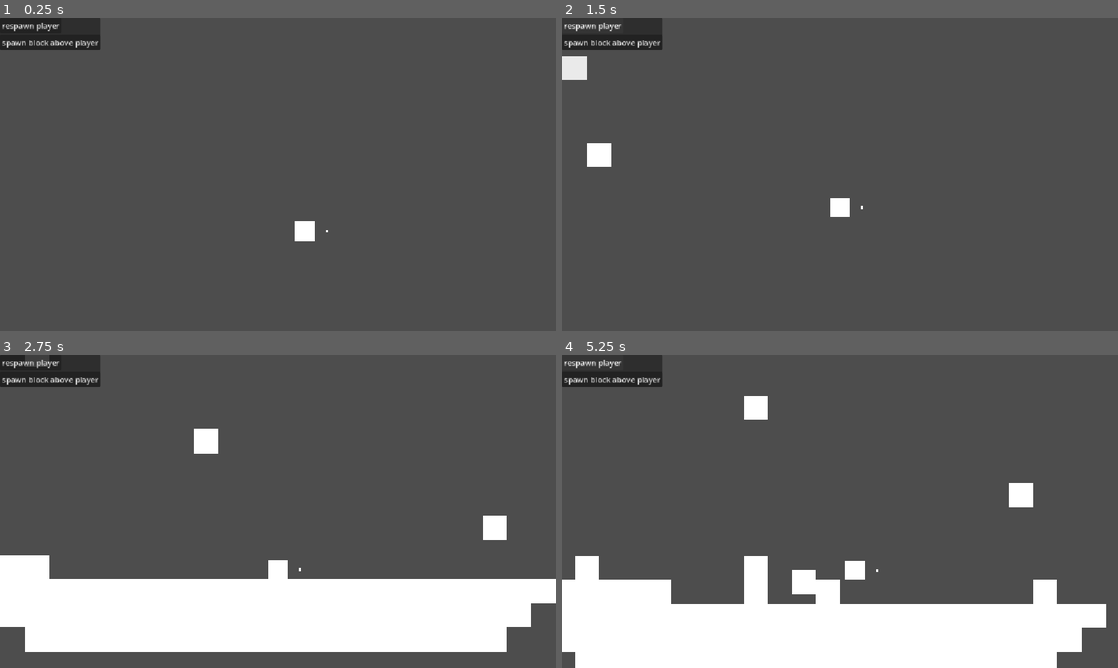
Above: before the commit, frames 1-4 (two rows, left to right).
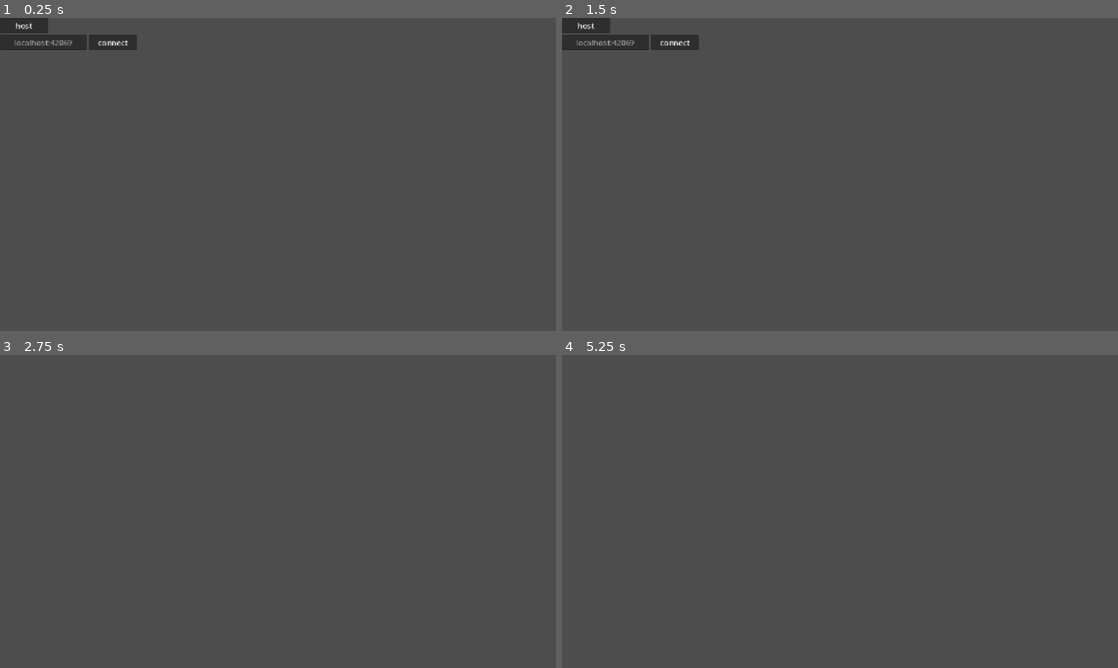
Above: after the commit, the same moments.

Repository: itsMapleLeaf/falling-box
Game: Godot game, scene res://game/main.tscn
Two runs of this game, one before a commit and one after it. Both use one fixed random seed, a clock stepped at 60 frames per second and the inputs below.
Inputs (mouse positions are in pixels of both pictures, inside the frame that each line leads up to):
- Up to frame 1 (0.25 s): no input
- Up to frame 2 (1.5 s): click (584, 24) at 0.5 s, where only the run after the commit has a clickable "host"; click (584, 24) at 1.25 s, where only the run after the commit has a clickable "stop server"
- Up to frame 3 (2.75 s): click (111, 380) at 2 s, where only the run after the commit has a clickable "connect"
- Up to frame 4 (5.25 s): click (595, 361) at 2.75 s, where only the run before the commit has a clickable "respawn player"; click (595, 361) at 3.5 s, where only the run before the commit has a clickable "respawn player"; click (595, 361) at 4.25 s, where only the run before the commit has a clickable "respawn player"; tap Enter at 5 s; hold Right (move_right) from 5.03 s (still down); hold Z (grab) from 5.03 s (still down)

The runs differ from the first frame. In frame 1, 1.4% of the frame differs, in the area x 0-59%, y 0-72%; in frame 2, 2.0%; in frame 3, 25%, in the area x 0-100%, y 0-95%; in frame 4, 25%.

Commit message:
basic screen system and multiplayer scaffold

Diff:
--- a/game/gameplay_screen.gd
+++ b/game/game.gd
@@ -54,7 +54,7 @@
 	falling_blocks.add_child(block)
 
 
-func _on_player_yeeted(_player_yeeting: Player, at: Vector2, direction: int) -> void:
+func _on_player_block_yeeted(_player: Player, at: Vector2, direction: int) -> void:
 	const FLYING_BLOCK = preload("uid://x6duholk1sc1")
 	var block: FlyingBlock = FLYING_BLOCK.instantiate()
 	block.global_position = at
--- /dev/null
+++ b/game/game.tscn
@@ -0,0 +1,39 @@
+[gd_scene format=3 uid="uid://bhljs2y0to2fx"]
+
+[ext_resource type="Script" uid="uid://dhkb1ciy68gip" path="res://game/game.gd" id="1_4fuuu"]
+[ext_resource type="PackedScene" uid="uid://hkgcke44mre4" path="res://game/camera.tscn" id="2_dxrkv"]
+[ext_resource type="PackedScene" uid="uid://48dg7eo7ue11" path="res://game/player.tscn" id="3_dakft"]
+[ext_resource type="PackedScene" uid="uid://drrfhf8cuabel" path="res://game/gameplay_debug_menu.tscn" id="4_u5opy"]
+
+[node name="Game" type="Node2D" unique_id=1834170711]
+script = ExtResource("1_4fuuu")
+
+[node name="Camera" parent="." unique_id=933668665 node_paths=PackedStringArray("target") instance=ExtResource("2_dxrkv")]
+offset = Vector2(0, -120)
+editor_draw_screen = true
+target = NodePath("../Player")
+
+[node name="BlockSpawnTimer" type="Timer" parent="." unique_id=2139284075]
+unique_name_in_owner = true
+wait_time = 0.3
+autostart = true
+
+[node name="FallingBlocks" type="Node2D" parent="." unique_id=1946728829]
+unique_name_in_owner = true
+
+[node name="FlyingBlocks" type="Node2D" parent="." unique_id=779990653]
+unique_name_in_owner = true
+
+[node name="Player" parent="." unique_id=1227805615 instance=ExtResource("3_dakft")]
+unique_name_in_owner = true
+
+[node name="UI" type="CanvasLayer" parent="." unique_id=1345430208]
+
+[node name="DebugMenu" parent="UI" unique_id=907468527 instance=ExtResource("4_u5opy")]
+unique_name_in_owner = true
+offset_right = 0.0
+offset_bottom = 0.0
+focus_mode = 3
+
+[connection signal="timeout" from="BlockSpawnTimer" to="." method="_on_block_spawn_timer_timeout"]
+[connection signal="block_yeeted" from="Player" to="." method="_on_player_block_yeeted"]
--- a/game/gameplay_screen.tscn
+++ /dev/null
@@ -1,39 +0,0 @@
-[gd_scene format=3 uid="uid://bhljs2y0to2fx"]
-
-[ext_resource type="Script" uid="uid://dhkb1ciy68gip" path="res://game/gameplay_screen.gd" id="1_etcqo"]
-[ext_resource type="PackedScene" uid="uid://hkgcke44mre4" path="res://game/camera.tscn" id="2_phy4t"]
-[ext_resource type="PackedScene" uid="uid://48dg7eo7ue11" path="res://game/player.tscn" id="3_etcqo"]
-[ext_resource type="PackedScene" uid="uid://drrfhf8cuabel" path="res://game/gameplay_debug_menu.tscn" id="4_phy4t"]
-
-[node name="GameplayScreen" type="Node2D" unique_id=1834170711]
-script = ExtResource("1_etcqo")
-
-[node name="Camera" parent="." unique_id=933668665 node_paths=PackedStringArray("target") instance=ExtResource("2_phy4t")]
-offset = Vector2(0, -120)
-editor_draw_screen = true
-target = NodePath("../Player")
-
-[node name="BlockSpawnTimer" type="Timer" parent="." unique_id=2139284075]
-unique_name_in_owner = true
-wait_time = 0.3
-autostart = true
-
-[node name="FallingBlocks" type="Node2D" parent="." unique_id=1946728829]
-unique_name_in_owner = true
-
-[node name="FlyingBlocks" type="Node2D" parent="." unique_id=779990653]
-unique_name_in_owner = true
-
-[node name="Player" parent="." unique_id=1227805615 instance=ExtResource("3_etcqo")]
-unique_name_in_owner = true
-
-[node name="UI" type="CanvasLayer" parent="." unique_id=1345430208]
-
-[node name="DebugMenu" parent="UI" unique_id=907468527 instance=ExtResource("4_phy4t")]
-unique_name_in_owner = true
-offset_right = 0.0
-offset_bottom = 0.0
-focus_mode = 3
-
-[connection signal="timeout" from="BlockSpawnTimer" to="." method="_on_block_spawn_timer_timeout"]
-[connection signal="yeeted" from="Player" to="." method="_on_player_yeeted"]
--- a/game/main.gd
+++ b/game/main.gd
@@ -1,5 +1,6 @@
 extends Node2D
 
-func _unhandled_key_input(event: InputEvent) -> void:
-	if event.is_action("debug_exit"):
-		get_tree().quit()
+
+func _ready() -> void:
+	var multiplayer_menu := load("uid://b1carwajjk4ir")
+	ScreenManager.switch(multiplayer_menu.instantiate())
--- a/game/main.tscn
+++ b/game/main.tscn
@@ -1,11 +1,8 @@
 [gd_scene format=3 uid="uid://bxh2pxa717jhx"]
 
 [ext_resource type="Script" uid="uid://miiu3o74lqo6" path="res://game/main.gd" id="1_5un7r"]
-[ext_resource type="PackedScene" uid="uid://bhljs2y0to2fx" path="res://game/gameplay_screen.tscn" id="2_xtpaf"]
 
 [node name="Main" type="Node2D" unique_id=226391195]
 script = ExtResource("1_5un7r")
 metadata/_edit_vertical_guides_ = [-576.0, 576.0]
 metadata/_edit_horizontal_guides_ = [-832.0, -832.0]
-
-[node name="GameplayScreen" parent="." unique_id=1834170711 instance=ExtResource("2_xtpaf")]
--- /dev/null
+++ b/game/multiplayer_client.gd
@@ -0,0 +1,22 @@
+extends Screen
+
+var peer := ENetMultiplayerPeer.new()
+
+
+func _ready() -> void:
+	peer.create_client("localhost", 7586)
+	multiplayer.multiplayer_peer = peer
+
+
+func exit_screen() -> void:
+	multiplayer.multiplayer_peer = OfflineMultiplayerPeer.new()
+
+
+func _leave():
+	var multiplayer_menu_scene := load("uid://b1carwajjk4ir")
+	ScreenManager.switch(multiplayer_menu_scene.instantiate())
+
+
+func _unhandled_key_input(event: InputEvent) -> void:
+	if event.is_action("debug_exit"):
+		_leave()
--- /dev/null
+++ b/game/multiplayer_client.tscn
@@ -0,0 +1,6 @@
+[gd_scene format=3 uid="uid://l5cq1fqrpluh"]
+
+[ext_resource type="Script" uid="uid://blku28a55qopn" path="res://game/multiplayer_client.gd" id="1_u3v30"]
+
+[node name="Client" type="Node" unique_id=2058771962]
+script = ExtResource("1_u3v30")
--- /dev/null
+++ b/game/multiplayer_menu.gd
@@ -0,0 +1,13 @@
+extends Screen
+
+@onready var address_input: LineEdit = %AddressInput
+
+
+func _on_host_button_pressed() -> void:
+	var multiplayer_server_scene := load("uid://e26iex8f85mj")
+	ScreenManager.switch(multiplayer_server_scene.instantiate())
+
+
+func _on_connect_button_pressed() -> void:
+	var multiplayer_client_scene := load("uid://l5cq1fqrpluh")
+	ScreenManager.switch(multiplayer_client_scene.instantiate())
--- /dev/null
+++ b/game/multiplayer_menu.tscn
@@ -0,0 +1,37 @@
+[gd_scene format=3 uid="uid://b1carwajjk4ir"]
+
+[ext_resource type="Script" uid="uid://c02085ewysvjm" path="res://game/multiplayer_menu.gd" id="1_tdnf2"]
+
+[node name="MultiplayerMenu" type="Node" unique_id=570074366]
+script = ExtResource("1_tdnf2")
+
+[node name="VBoxContainer" type="VBoxContainer" parent="." unique_id=605852704]
+offset_right = 254.0
+offset_bottom = 66.0
+
+[node name="HostButton" type="Button" parent="VBoxContainer" unique_id=1137480899]
+unique_name_in_owner = true
+custom_minimum_size = Vector2(100, 0)
+layout_mode = 2
+size_flags_horizontal = 0
+text = "host"
+
+[node name="HBoxContainer" type="HBoxContainer" parent="VBoxContainer" unique_id=75844634]
+layout_mode = 2
+size_flags_horizontal = 0
+
+[node name="AddressInput" type="LineEdit" parent="VBoxContainer/HBoxContainer" unique_id=909839069]
+unique_name_in_owner = true
+custom_minimum_size = Vector2(180, 0)
+layout_mode = 2
+placeholder_text = "localhost:42069"
+alignment = 1
+
+[node name="ConnectButton" type="Button" parent="VBoxContainer/HBoxContainer" unique_id=998099859]
+unique_name_in_owner = true
+custom_minimum_size = Vector2(100, 0)
+layout_mode = 2
+text = "connect"
+
+[connection signal="pressed" from="VBoxContainer/HostButton" to="." method="_on_host_button_pressed"]
+[connection signal="pressed" from="VBoxContainer/HBoxContainer/ConnectButton" to="." method="_on_connect_button_pressed"]
--- /dev/null
+++ b/game/multiplayer_server.gd
@@ -0,0 +1,37 @@
+extends Screen
+
+var peer := ENetMultiplayerPeer.new()
+
+
+func _ready() -> void:
+	peer.create_server(7586)
+	multiplayer.multiplayer_peer = peer
+
+	multiplayer.peer_connected.connect(_on_peer_connected)
+	multiplayer.peer_disconnected.connect(_on_peer_disconnected)
+
+
+func exit_screen() -> void:
+	multiplayer.multiplayer_peer = OfflineMultiplayerPeer.new()
+
+
+func _on_peer_connected(id: int) -> void:
+	prints("connected:", id)
+
+
+func _on_peer_disconnected(id: int) -> void:
+	prints("disconnected:", id)
+
+
+func _on_stop_button_pressed() -> void:
+	_leave()
+
+
+func _unhandled_key_input(event: InputEvent) -> void:
+	if event.is_action("debug_exit"):
+		_leave()
+
+
+func _leave():
+	var multiplayer_menu_scene := load("uid://b1carwajjk4ir")
+	ScreenManager.switch(multiplayer_menu_scene.instantiate())
--- /dev/null
+++ b/game/multiplayer_server.tscn
@@ -0,0 +1,18 @@
+[gd_scene format=3 uid="uid://e26iex8f85mj"]
+
+[ext_resource type="Script" uid="uid://hv17650wfjli" path="res://game/multiplayer_server.gd" id="1_wck1c"]
+
+[node name="Server" type="Node" unique_id=1470199767]
+script = ExtResource("1_wck1c")
+
+[node name="UI" type="CanvasLayer" parent="." unique_id=357548715]
+
+[node name="VBoxContainer" type="VBoxContainer" parent="UI" unique_id=1025200018]
+offset_right = 40.0
+offset_bottom = 40.0
+
+[node name="StopButton" type="Button" parent="UI/VBoxContainer" unique_id=1473369805]
+layout_mode = 2
+text = "stop server"
+
+[connection signal="pressed" from="UI/VBoxContainer/StopButton" to="." method="_on_stop_button_pressed"]
--- a/game/player.gd
+++ b/game/player.gd
@@ -1,7 +1,7 @@
 class_name Player
 extends CharacterBody2D
 
-signal yeeted(player: Player, at: Vector2, direction: int)
+signal block_yeeted(player: Player, at: Vector2, direction: int)
 
 const MOVE_SPEED = 500.0
 const MOVE_ACCEL = 10.0
@@ -23,10 +23,6 @@
 # but to move as if it's still in the global environment, and we're "dragging" it along,
 # so we manually track and apply an interpolated global position to accomplish that
 @onready var held_block_target_global_position := held_block.global_position
-
-
-func _ready() -> void:
-	velocity = Vector2(0, 100)
 
 
 func _unhandled_key_input(event: InputEvent) -> void:
@@ -58,7 +54,7 @@
 		holding = false
 		facing_dot.visible = true
 		held_block.visible = false
-		yeeted.emit(held_block.global_position, facing)
+		block_yeeted.emit(self, held_block.global_position, facing)
 
 
 func _physics_process(delta: float) -> void:
--- /dev/null
+++ b/game/screen.gd
@@ -0,0 +1,11 @@
+@abstract
+class_name Screen
+extends Node
+
+
+func enter_screen() -> void:
+	pass
+
+
+func exit_screen() -> void:
+	pass
--- /dev/null
+++ b/game/screen_manager.gd
@@ -0,0 +1,13 @@
+extends Node
+
+var current_screen: Screen
+
+
+func switch(new_screen: Screen) -> void:
+	if current_screen:
+		current_screen.exit_screen()
+		current_screen.queue_free()
+
+	current_screen = new_screen
+	add_child(new_screen)
+	current_screen.enter_screen()
--- a/project.godot
+++ b/project.godot
@@ -18,6 +18,7 @@
 [autoload]
 
 Constants="*uid://8njwatk6fjjk"
+ScreenManager="*uid://16nqs5fbtsl3"
 
 [display]
 
Renamed: game/gameplay_screen.gd.uid -> game/game.gd.uid
Not shown, added: game/multiplayer_client.gd.uid
Not shown, added: game/multiplayer_menu.gd.uid
Not shown, added: game/multiplayer_server.gd.uid
Not shown, added: game/screen.gd.uid
Not shown, added: game/screen_manager.gd.uid
